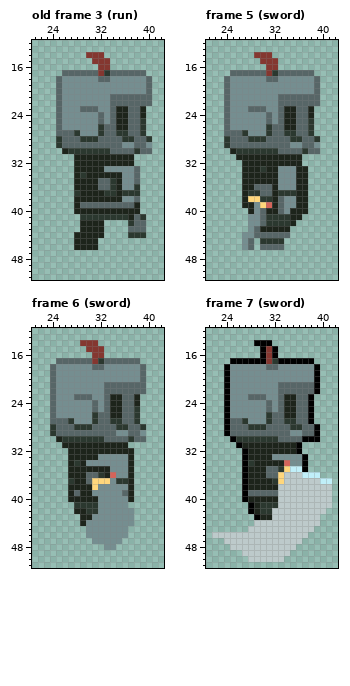
Pixel-art file, stored at Dimension Deck/Assets_Aesprite/Sprites/player/knight/right-knight.aseprite. That is the earlier state.
64x64 pixels, 8 frames. Colours within 5 levels of each other are drawn and written as one. Shown: old frame 3 (run): x 21..42, y 12..51; frame 5 (sword): x 21..42, y 12..51; frame 6 (sword): x 21..42, y 12..51; frame 7 (sword): x 21..42, y 12..51. The commit also changed other frames, which this record leaves out.
Now the later version:
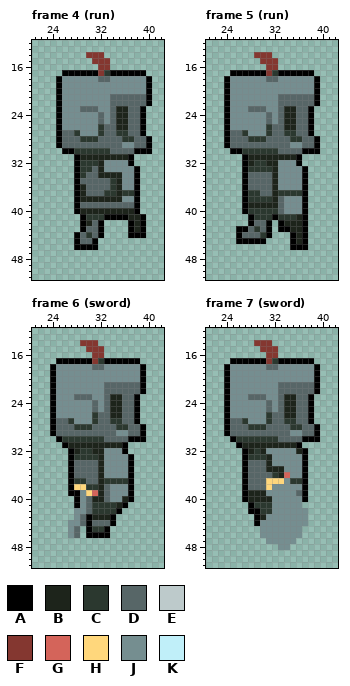
Palette (. is transparent): A #000000  B #1d241b  C #2b382f  D #576667  E #bdcacb  F #843730  G #d4645a  H #ffd77c  J #758e90  K #c0eff9
A new or re-ordered frame is compared with the old frame closest to it.
What changed:
layer "Layer 1" removed
frames re-ordered
--- frame 4 (run) against old frame 3 (run), layer "Layer 1 Copy"
@@ x 21..42 @@
 16 ...........FF.........
-17 .....DDDDDDFCDDDDDD...
-18 ....DJJJJJJDDJJJJJJD..
-19 ....DJJJJJJJJJJJJJJD..
-20 ....DJJJJJJJJJJJJJJD..
-21 ....DJJJJJJJJDDDDDDD..
-22 ....DJJJJJJJJDDDDDDD..
-23 ....DJJJDDDJJDBBDDB...
-24 ....DJJJJJJDJDBBDDB...
-25 ....DJJJJJJDJDBBDDC...
-26 ....DJJJJJJCDDBBDDC...
-27 ....DDDCJJJCDDCCDDC...
-28 ....CDDDCCCDDDDCCDDC..
-29 ....CDDDDDDDDDDJJDDJ..
-30 .....BCCCCCCCDDDDCDD..
-31 .......BBBBBBBBBB.....
-32 .......BBBBBBBBBB.....
-33 .......BBBBBJJJJJD....
-34 .......BCBBBBBBJJD....
-35 .......BBBBDDCBJJD....
-36 .......BBBBDDCBJJC....
-37 .......CBBBBCCBCCC....
-38 .......BBBBBBBBJJD....
-39 .......BDDDDDDDDDB....
-40 .......BBBBBBBBBBB....
-41 ........CCCCCCCCBDC...
-42 ........BBBB....CDD...
-43 ........BBBB....DDD...
-44 .......BBBBB....CCC...
-45 .......BBBB...........
-46 .......BBBB...........
+17 .....AAAAAAFCAAAAAA...
+18 ....AJJJJJJDDJJJJJJA..
+19 ....AJJJJJJJJJJJJJJA..
+20 ....AJJJJJJJJJJJJJJA..
+21 ....AJJJJJJJJDDDDDDA..
+22 ....AJJJJJJJJDDDDDDA..
+23 ....AJJJDDDJJDBBDDA...
+24 ....AJJJJJJDJDBBDDA...
+25 ....AJJJJJJDJDBBDDA...
+26 ....AJJJJJJCDDBBDDA...
+27 ....ADDCJJJCDDCCDDA...
+28 ....ADDDCCCDDDDCCDDA..
+29 ....ADDDDDDDDDDJJDDA..
+30 .....AACCCCCCDDDDAAA..
+31 .......ABBBBBBBBA.....
+32 .......ACCCBJJJJA.....
+33 .......ACCDBJJJJJA....
+34 .......ACDDBBBBJJA....
+35 .......ADDDDDCBJJA....
+36 .......ABDDDDCBJJA....
+37 .......ABDDDCCBCCA....
+38 .......ABBBBBBBJJA....
+39 .......ADDDDDDDDDA....
+40 .......ABBBBBBBBBA....
+41 ........ACCCAAAABBA...
+42 ........ABDA....ABA...
+43 ........ADDA....ABA...
+44 .......ADCDA....AAA...
+45 .......ADDA...........
+46 .......AAAA...........
 47 ......................
--- frame 5 (run), layer "Layer 1 Copy"
@@ x 21..42 @@
 16 ..........FF..........
-17 ....DDDDDDFCDDDDDD....
-18 ...DJJJJJJDDJJJJJJD...
-19 ...DJJJJJJJJJJJJJJD...
-20 ...DJJJJJJJJJJJJJJD...
-21 ...DJJJJJJJJDDDDDDD...
-22 ...DJJJJJJJJDDDDDDD...
-23 ...DJJJDDDJJDBBDDB....
-24 ...DJJJJJJDJDBBDDB....
-25 ...DJJJJJJDJDBBDDC....
-26 ...DJJJJJJCDDBBDDC....
-27 ...DDDCJJJCDDCCDDC....
-28 ...CDDDCCCDDDDCCDDC...
-29 ...CDDDDDDDDDDJJDDJ...
-30 ....BCCCCCCCDDDDCDD...
-31 .....BBBBBBBBBBB......
-32 ......BBBBBBBBBB......
-33 ......BBBCBBJJJBB.....
-34 ......BBBBBBJJJBB.....
-35 ......BBBBBBJJJBB.....
-36 ......BBDDDBJJJBB.....
-37 ......BCCDDBCCCBB.....
-38 ......BHHCCBDJJBB.....
-39 ......BBJHGBDJJBB.....
-40 .......BJDBBDJBBB.....
-41 .......JJDCCCCBB......
-42 .......JJDCCCCB.......
-43 .......JDBBBBB........
-44 ......JJDDDDDD........
-45 ......JD.CCCC.........
-46 ......JD.DDDD.........
+17 ....AAAAAAFCAAAAAA....
+18 ...AJJJJJJDDJJJJJJA...
+19 ...AJJJJJJJJJJJJJJA...
+20 ...AJJJJJJJJJJJJJJA...
+21 ...AJJJJJJJJDDDDDDA...
+22 ...AJJJJJJJJDDDDDDA...
+23 ...AJJJDDDJJDBBDDA....
+24 ...AJJJJJJDJDBBDDA....
+25 ...AJJJJJJDJDBBDDA....
+26 ...AJJJJJJCDDBBDDA....
+27 ...ADDCJJJCDDCCDDA....
+28 ...ADDDCCCDDDDCCDDA...
+29 ...ADDDDDDDDDDJJDDA...
+30 ....AACCCCCCDDDDAAA...
+31 ......ABBBBBBBBA......
+32 ......ABCCBBJJJA......
+33 ......ACCCCBJJJJA.....
+34 ......ADDDDBJJJJA.....
+35 ......ADDDDBJJJJA.....
+36 ......ADDDDBJJJJA.....
+37 ......ACCDDBCCCCA.....
+38 ......ACCCCBDJJJA.....
+39 ......ABBBBBDJJJA.....
+40 ......ACCCCCDJJJA.....
+41 .......ACCCACCCBA.....
+42 .......ADDA.ABBBA.....
+43 .....AADCDA.AABBA.....
+44 .....ADDDCA...ABA.....
+45 .....AAAAA....ABA.....
+46 ..............AAA.....
 47 ......................
--- frame 6 (sword), layer "Layer 1 Copy"
@@ x 21..42 @@
 16 ..........FF..........
-17 ....DDDDDDFCDDDDDD....
-18 ...DJJJJJJDDJJJJJJD...
-19 ...DJJJJJJJJJJJJJJD...
-20 ...DJJJJJJJJJJJJJJD...
-21 ...DJJJJJJJJDDDDDDD...
-22 ...DJJJJJJJJDDDDDDD...
-23 ...DJJJDDDJJDBBDDB....
-24 ...DJJJJJJDJDBBDDB....
-25 ...DJJJJJJDJDBBDDC....
-26 ...DJJJJJJCDDBBDDC....
-27 ...DDDCJJJCDDCCDDC....
-28 ...CDDDCCCDDDDCCDDC...
-29 ...CDDDDDDDDDDJJDDJ...
-30 ....BCCCCCCCDDDDCDD...
-31 .....BBBBBBBBBBB......
-32 ......BBBBBBBBBBB.....
-33 ......BBBBBJJJJJB.....
-34 ......BCBJJJJJJJB.....
-35 ......BBBBBBBJJJB.....
-36 ......BBBDDCBGJJB.....
-37 ......CBBDHHHJCCB.....
-38 ......BBBBHJJJJJB.....
-39 ......BDBBJJJJJDB.....
-40 ......BBBBBJJJJJB.....
-41 .......CCCCJJJJJ......
-42 .......BBCCJJJJJJ.....
-43 ........BBJJJJJJJ.....
-44 ........BJJJJJJJJ.....
-45 .........JJJJJJJ......
-46 .........JJJJJJJ......
-47 ..........JJJJJ.......
-48 ............JJ........
+17 ....AAAAAAFCAAAAAA....
+18 ...AJJJJJJDDJJJJJJA...
+19 ...AJJJJJJJJJJJJJJA...
+20 ...AJJJJJJJJJJJJJJA...
+21 ...AJJJJJJJJDDDDDDA...
+22 ...AJJJJJJJJDDDDDDA...
+23 ...AJJJDDDJJDBBDDA....
+24 ...AJJJJJJDJDBBDDA....
+25 ...AJJJJJJDJDBBDDA....
+26 ...AJJJJJJCDDBBDDA....
+27 ...ADDCJJJCDDCCDDA....
+28 ...ADDDCCCDDDDCCDDA...
+29 ...ADDDDDDDDDDJJDDA...
+30 ....ACCCCCCCDDDDAAA...
+31 .....ABBBBBBBBBA......
+32 ......ABCCBBJJJA......
+33 ......ACCCCBJJJJA.....
+34 ......ADDDDBJJJJA.....
+35 ......ADDDDBJJJJA.....
+36 ......ADDDDBJJJJA.....
+37 ......ACCDDBCCCCA.....
+38 ......AHHCCBDJJJA.....
+39 ......AAJHGBDJJJA.....
+40 .......AJDBBDJJBA.....
+41 .......AJDCCCCBA......
+42 .......JJDCCCCA.......
+43 .......JDABBBA........
+44 ......JJDADDDA........
+45 ......JD.ACCA.........
+46 ......JD.AAAA.........
+47 ......................
+48 ......................
 49 ......................
--- frame 7 (sword), layer "Layer 1 Copy"
@@ x 27..34 @@
 13 ........
-14 ..AAA...
-15 ...AFA..
-16 ...AFA..
+14 ..FFF...
+15 ...FFF..
+16 ....FF..
 17 AAAAFCAA
@@ x 21..42 @@
 31 .....ABBBBBBBBBA......
-32 ......ABBBBBBBBA......
-33 ......ABBBBJJJJJA.....
-34 ......ACBBBBBGJJA.....
-35 ......ABBBDDCHKKA.....
-36 ......ABBBDDHEEEKKK...
-37 ......ABBBBCHEEEEEEKK.
-38 ......ABBBBBEEEEEEEEE.
-39 ......ADDDDDEEEEEEEEE.
-40 ......ABBBBBEEEEEEEEE.
-41 .......ABCCCEEEEEEEEE.
-42 .......ABCCEEEEEEEEE..
-43 ........ABBEEEEEEEE...
-44 ........EEEEEEEEEEE...
-45 .......EEEEEEEEEEE....
-46 .EEEEEEEEEEEEEEEE.....
-47 ...EEEEEEEEEEEEE......
-48 ....EEEEEEEEEEE.......
-49 ......EEEEEEEE........
-50 .......EEEEEE.........
+32 ......ABCBJJJJJBA.....
+33 ......ACCCBJJJJJA.....
+34 ......ADDDBJJJJJA.....
+35 ......ADDDBBBJJJA.....
+36 ......ADDDDCBGJJA.....
+37 ......ADDDHHHJCCA.....
+38 ......ADDDHJJJJJA.....
+39 ......ABBBJJJJJDA.....
+40 ......ABBBBJJJJJA.....
+41 .......ACCCJJJJJ......
+42 .......AACCJJJJJJ.....
+43 ........ABJJJJJJJ.....
+44 ........AJJJJJJJJ.....
+45 .........JJJJJJJ......
+46 .........JJJJJJJ......
+47 ..........JJJJJ.......
+48 ............JJ........
+49 ......................
+50 ......................
 51 ......................
Pixel boxes of the changes (left, top, right, bottom) in both pictures:
changed: (56, 70, 152, 250)
changed: (224, 70, 320, 250)
changed: (50, 358, 146, 550)
changed: (254, 340, 278, 358)
changed: (212, 448, 332, 562)
